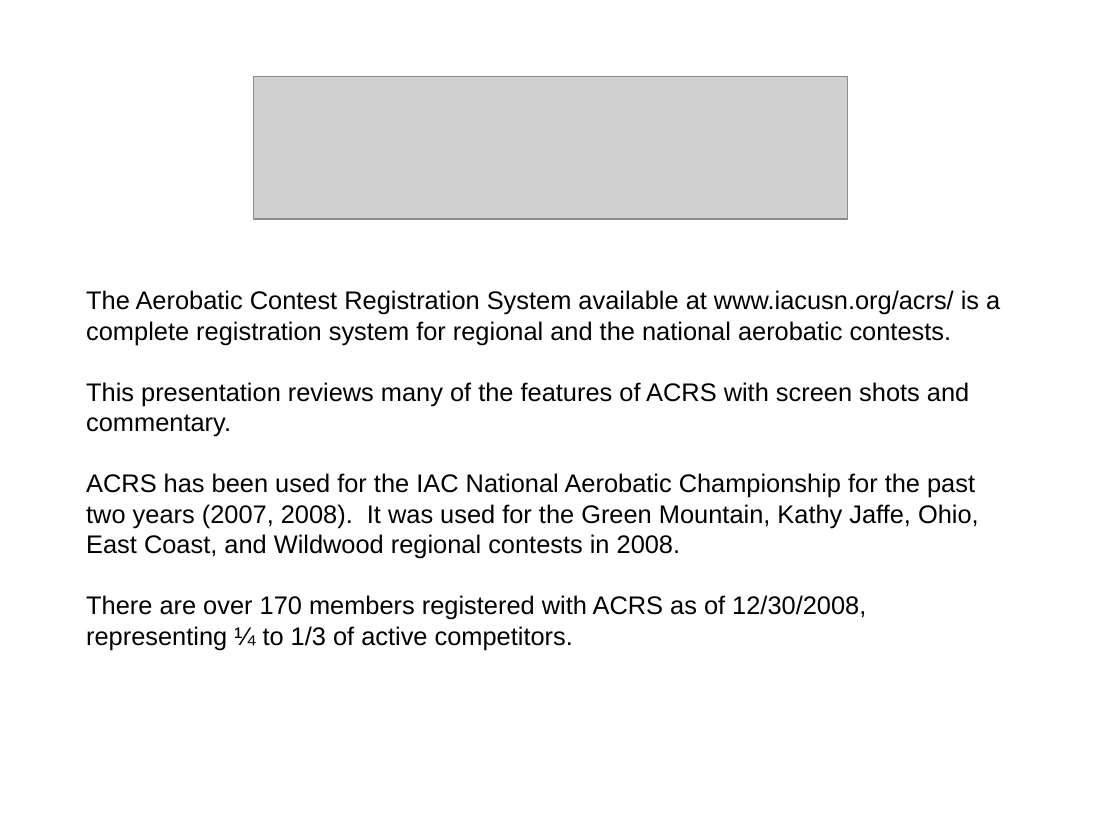
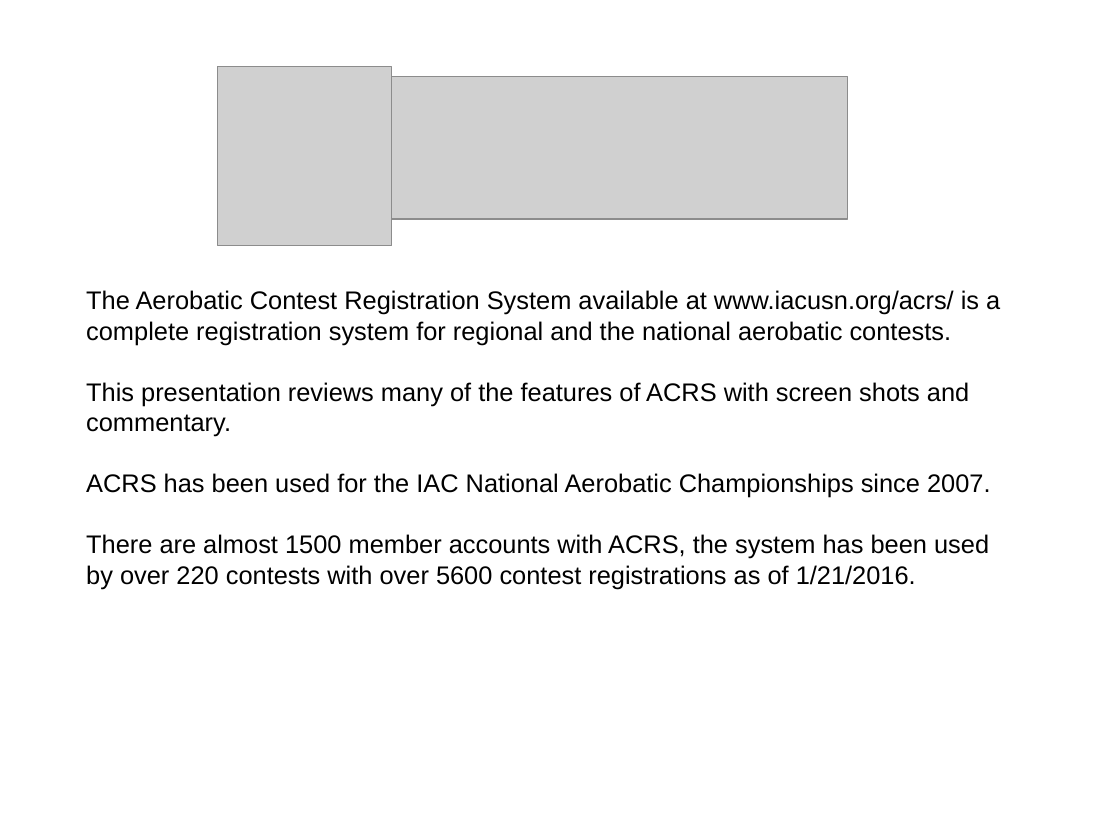
Before and after one commit to International-Aerobatic-Club/acrs, a slide deck: slide 1 of acrs/docs/ACRS.odp. Drawn at 1120x840 pixels with LibreOffice and Linux fonts; fonts in the diff are those of the drawing; grey boxes stand for pictures. Boxes give left, top, right and bottom in pixels: in the first picture for what was removed or moved away, otherwise in the second. Text is boxed around its words. In the diff, an @@ line names an element or a change of style, - is before the commit and + after.

Commit message:
update ACRS presentation with new logo and edits

```diff
--- a/acrs/docs/ACRS.odp
+++ b/acrs/docs/ACRS.odp
@@ picture added at (x1=217, y1=67, x2=392, y2=246) @@
@@ text at (x1=86, y1=473, x2=991, y2=589): text changed @@
-ACRS has been used for the IAC National Aerobatic Championship for the past two years (2007, 2008). It was used for the Green Mountain, Kathy Jaffe, Ohio, East Coast, and Wildwood regional contests in 2008.
-There are over 170 members registered with ACRS as of 12/30/2008, representing ¼ to 1/3 of active competitors.
+ACRS has been used for the IAC National Aerobatic Championships since 2007.
+There are almost 1500 member accounts with ACRS, the system has been used by over 220 contests with over 5600 contest registrations as of 1/21/2016.
```
Also in this commit, not shown: 25 other slides changed, 1 other file.
